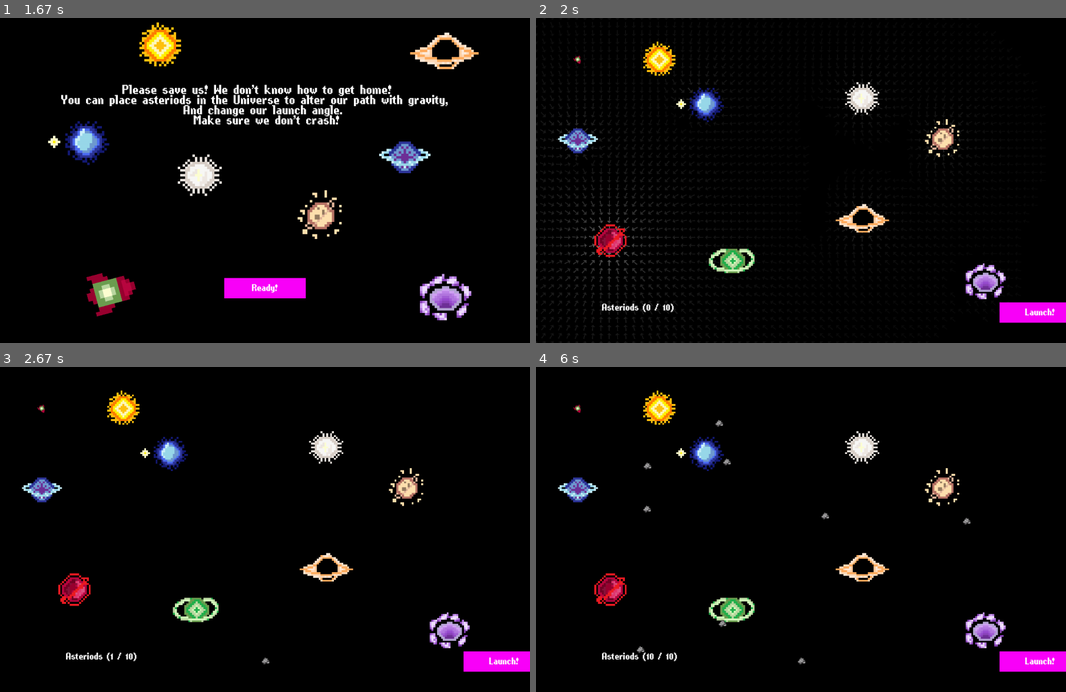
Above: before the commit, frames 1-4 (two rows, left to right).
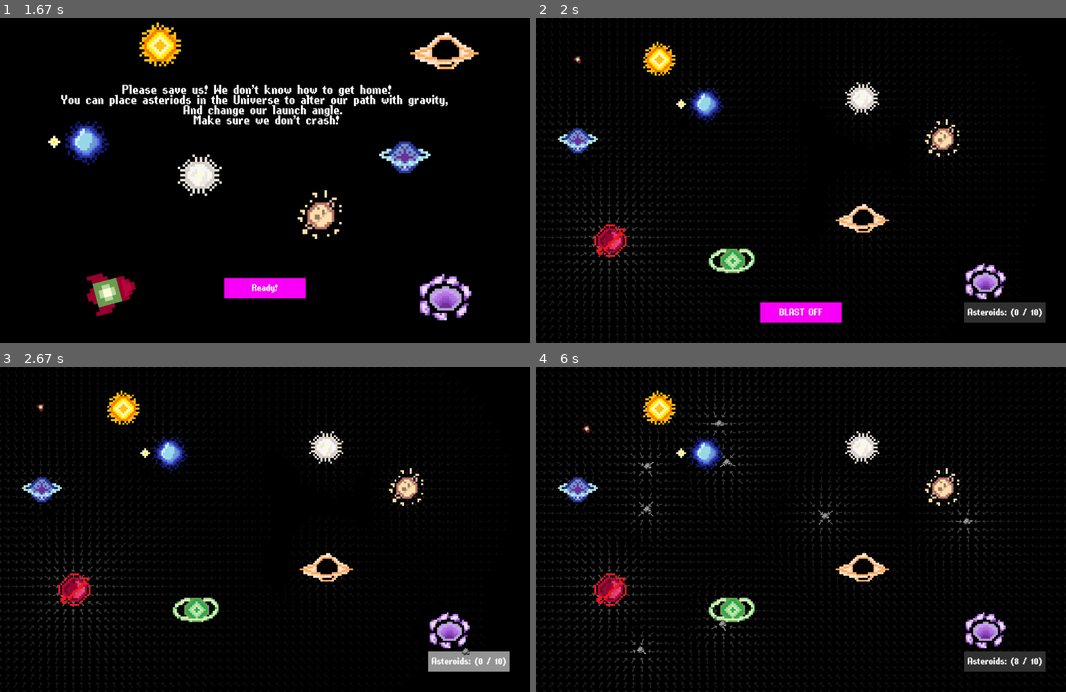
Above: after the commit, the same moments.

Repository: maxim739/Hackathon26
Game: pygame game, started from main.py
Same seed, same stepped clock (60 frames per second), same inputs: the game is played once before the commit and once after it.
Inputs (mouse positions are in pixels of both pictures, inside the frame that each line leads up to):
- Up to frame 1 (1.67 s): tap R at 0.33 s; click (265, 203) at 0.72 s; click "Start !" at 1.55 s
- Up to frame 2 (2 s): click "Ready!" at 1.88 s
- Up to frame 3 (2.67 s): click (265, 662) at 2.22 s, where only the run after the commit has a clickable "BLAST OFF"; click (466, 653) at 2.55 s
- Up to frame 4 (6 s): click (726, 461) at 2.88 s; click (801, 662) at 3.22 s; click (965, 523) at 3.55 s; click (1002, 662) at 3.88 s, where only the run after the commit has a clickable "Asteroids: (2 / 10)"; click (647, 467) at 4.22 s; click (822, 516) at 4.55 s; click (647, 510) at 4.88 s; click (721, 623) at 5.22 s; click (642, 649) at 5.55 s; click (716, 422) at 5.88 s

Frame 1 is identical in both runs. In frame 2, 2.4% of the frame differs, in the area x 12-100%, y 87-94%; in frame 3, 2.7%; in frame 4, 5.3%, in the area x 0-100%, y 0-100%.

Commit message:
done main

Diff:
--- a/main.py
+++ b/main.py
@@ -6,20 +6,24 @@
 import pygame
 import sys
 
+import bodies
 from bodies import *
-from vectorField import render
+from vectorField import renderSurface
+import windows
 from windows import *
 import constants
+from button import Button
 from assets import load_assets, IMAGES
 
 pygame.init()
 clock = pygame.time.Clock()
 
 current_state = constants.STATE_LANDING
+
 running = True
 gameStopped = False
-place_ast = False
-launched = False
+astromouse = True
+can_place = False
 
 screen_res = (constants.width, constants.height)
 pygame.display.set_caption("Rocket Man!")
@@ -49,6 +53,9 @@
 
 initial_bodies_count = len(planets.game_bodies)
 
+def start_game():
+    bodies.game_start = True
+
 def restart_game():
     """Reset the game to its initial state"""
     global gameStopped, astromouse, asteroids_placed
@@ -66,6 +73,7 @@
         rocket.vx = initial_rocket_state['vx']
         rocket.vy = initial_rocket_state['vy']
         rocket.dead = False
+        rocket.won = False
 
     # Clear any explosions
     explosion_group.empty()
@@ -74,9 +82,17 @@
     gameStopped = False
     astromouse = False
     asteroids_placed = 0
+    bodies.game_start = False
+    can_place = True
+
+    renderSurface(field_cache, planets.game_bodies)
 
     print("Game restarted!")
 
+field_cache = pygame.Surface((constants.width, constants.height), pygame.SRCALPHA)
+field_needs_update = True
+
+renderSurface(field_cache, planets.game_bodies)
 
 while running:
     clock.tick(constants.fps)
@@ -101,21 +117,31 @@
             elif current_state == constants.STATE_TUT and okay_button.collidepoint(event.pos):
                 current_state = constants.STATE_GAME
             elif current_state == constants.STATE_GAME:
-                if launch_button.collidepoint(event.pos):
-                    launched = True
-                elif place_ast and asteroids_placed < constants.MAX_ASTEROIDS:
-                    # We are allowed by the game to place an asteriod
-                    for body in planets.game_bodies:    # We make sure we aren't in a planet
-                        body_screen_x = int(body.x * constants.scale + constants.width // 2)
-                        body_screen_y = int(body.y * constants.scale + constants.height // 2)
-                        if math.hypot(mouse_pos[0] - body_screen_x, mouse_pos[1] - body_screen_y) <= body.radius:
-                            can_place = False
-                            break
+                #screen.blit(field_cache, (0, 0))
+                if astromouse:
+                    can_place = True
 
-                    # We are able to place the asteroid here
-                    planets.game_bodies.append(asteriod)
-                    asteroids_placed += 1
-                    astromouse = False
+                    if asteroids_placed >= constants.MAX_ASTEROIDS:
+                        can_place = False
+
+                    if start_but.x < mouse_pos[0] < start_but.x + start_but.width and start_but.y < mouse_pos[1] < start_but.y + start_but.height:
+                        break
+
+                    if new_but.x < mouse_pos[0] < new_but.x + new_but.width and new_but.y < mouse_pos[1] < new_but.y + new_but.height:
+                        break
+
+                    if can_place:
+                        for body in planets.game_bodies:
+                            body_screen_x = int(body.x * constants.scale + constants.width // 2)
+                            body_screen_y = int(body.y * constants.scale + constants.height // 2)
+                            if math.hypot(mouse_pos[0] - body_screen_x, mouse_pos[1] - body_screen_y) <= body.radius:
+                                can_place = False
+                                break
+
+                    if can_place:
+                        planets.game_bodies.append(asteriod)
+                        renderSurface(field_cache, planets.game_bodies)
+                        asteroids_placed += 1
 
     # You could do an async physics sim or whatever here
     screen.fill((0, 0, 0))  # Clear screen
@@ -125,31 +151,38 @@
     elif current_state == constants.STATE_TUT:
         drawIntroWindow(screen)
     elif current_state == constants.STATE_GAME:
-        #render(screen, planets.game_bodies)
-        place_ast = True
+        screen.blit(field_cache, (0, 0))
+        button_text = f"Asteroids: ({asteroids_placed} / {constants.MAX_ASTEROIDS})"
+        new_but = Button(button_text, 1050, 700, 200, 50, (50, 50, 50), (150, 150, 150))
+        new_but.draw(screen)
 
-        if launched == False:
-            render(screen, planets.game_bodies)
+        if not bodies.game_start:
+            start_but = Button("BLAST OFF", 550, 700, 200, 50, constants.startButton, (129, 0, 209))
+            start_but.draw(screen)
 
-        place_ast = True
+        if event.type == pygame.MOUSEBUTTONDOWN and start_but.x < mouse_pos[0] < start_but.x + start_but.width and start_but.y < mouse_pos[1] < start_but.y + start_but.height:
+            start_game()
 
-        drawGameWindow(screen)
+        if event.type == pygame.MOUSEBUTTONDOWN and new_but.x < mouse_pos[0] < new_but.x + new_but.width and new_but.y < mouse_pos[1] < new_but.y + new_but.height:
+            astromouse = True
 
-        asteriod_text = f"Asteriods ({asteroids_placed} / {constants.MAX_ASTEROIDS})"
-        text_surf = buttonFont.render(asteriod_text, True, (255, 255, 255))
-        screen.blit(text_surf, (constants.width/8, constants.height*7/8))
+        if astromouse:
+            asteriod.draw(screen, constants.width, constants.height)
 
-
+        rocket = None
 
         for body in planets.game_bodies:
-            if isinstance(body, Moving_body) and gameStopped == False and not body.dead:
-                body.update_position(planets.game_bodies)
+            if isinstance(body, Moving_body):
+                rocket = body
+                if gameStopped == False and not body.dead and not body.won:
+                    body.update_position(planets.game_bodies)
             body.draw(screen, constants.width, constants.height)
 
         explosion_group.update()
         explosion_group.draw(screen)
 
-
+        if rocket and rocket.won:
+            windows.drawWinWindow(screen)
 
     pygame.display.flip()   # Updates the screen
 
--- a/vectorField.py
+++ b/vectorField.py
@@ -92,3 +92,63 @@
 			if color_int < constants.thresh: color_int = 0
 			color = pygame.Color(color_int, color_int, color_int)
 			draw_arrow(screen, center, angle, color, 5)
+
+def renderSurface(target_surface, bodies_list):
+	target_surface.fill((0, 0, 0, 0))
+
+	cols = (constants.width // 20) + 1
+	rows = (constants.height // 20) + 1
+
+	force_grid = [[pygame.Vector2(0, 0) for _ in range(rows)] for _ in range(cols)]
+
+	max_total_force = 0.0
+	min_total_force = 1e30
+
+	# Calc forces and find max/min
+	for x in range(cols):
+		for y in range(rows):
+			forces = force_grid[x][y]
+
+			for body in bodies_list:
+				if isinstance(body, Static_body):
+					dx = (body.screen_x - (x * 20)) / constants.scale
+					dy = (body.screen_y - (y * 20)) / constants.scale
+					dist_sq = dx**2 + dy**2 + 0.1
+					dist = math.sqrt(dist_sq)
+
+					force_mag = (constants.G * body.mass * constants.rocketMass) / dist_sq
+					forces.x += force_mag * (dx/dist)
+					forces.y += force_mag * (dy/dist)
+
+					mag = forces.length()
+					if mag > max_total_force: max_total_force = mag
+					if mag < min_total_force: min_total_force = mag
+
+	max_total_force = max_total_force * 1e0
+
+	log_max = math.log10(max_total_force) if max_total_force > 0 else 0
+	log_min = math.log10(min_total_force) if min_total_force > 0 else 0
+	log_range = log_max - log_min
+
+	#print(f"Min: {log_max} Max: {log_min}")
+
+	for x in range(cols):
+		for y in range(rows):
+			forces = force_grid[x][y]
+			mag = forces.length()
+
+			if mag > 0 and log_range > 0:
+				log_mag = math.log10(mag)
+				normalized_val = (log_mag - log_min) / log_range
+				sharper = normalized_val ** 20
+				color_int = int(sharper * 255)
+			else:
+				color_int = 0
+
+			color_int = max(0, min(255, color_int))
+			angle = math.degrees(math.atan2(forces.y, forces.x)) + 90
+			center = pygame.Vector2(x * 20, y * 20)
+			color_int = int(min(255, color_int*constants.opacityVal))
+			if color_int < constants.thresh: color_int = 0
+			color = pygame.Color(color_int, color_int, color_int)
+			draw_arrow(target_surface, center, angle, color, 5)
